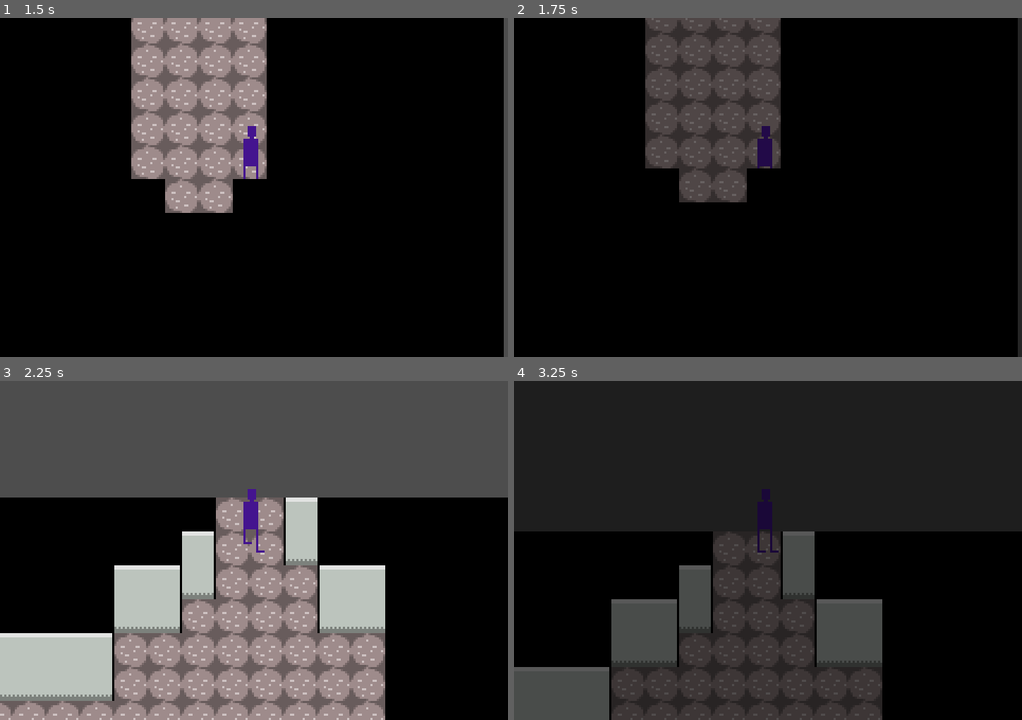
Above: before the commit, frames 1-4 (two rows, left to right).
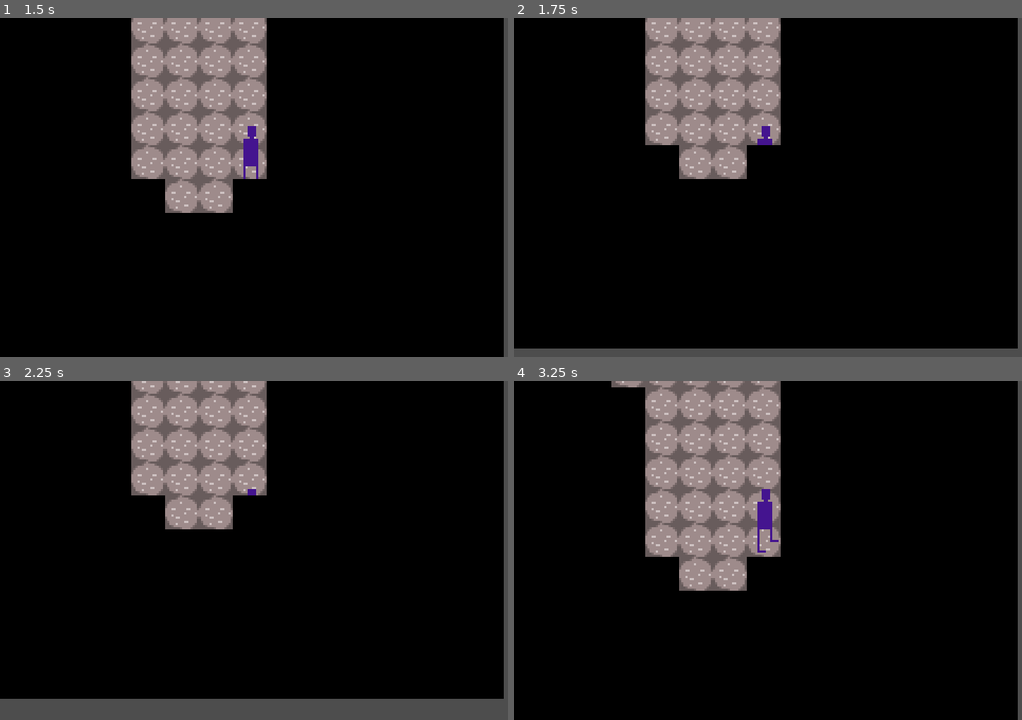
Above: after the commit, the same moments.

Repository: heroofhyla/godot-halloween-2023
Game: Godot game, scene res://game.tscn
Two runs of this game, one before a commit and one after it. Both use one fixed random seed, a clock stepped at 60 frames per second and the inputs below. This scene is started directly instead of the project's main scene.
Inputs:
- Up to frame 1 (1.5 s): tap Enter (interact) at 0.5, 1.35 s; hold Right (move_right) 0.53-1.28 s; hold Enter (interact) 0.53-1.28 s; hold Down (move_down) from 1.28 s (still down)
- Up to frame 2 (1.75 s): keep holding Down (move_down)
- Up to frame 3 (2.25 s): release Down (move_down) at 2.03 s; hold Right (move_right) from 2.03 s (still down); hold Enter (interact) from 2.03 s (still down)
- Up to frame 4 (3.25 s): release Right (move_right) at 2.78 s; release Enter (interact) at 2.78 s; hold Up (move_up) from 2.78 s (still down); tap Enter (interact) at 2.85 s

Frame 1 is identical in both runs. In frame 2, 16% of the frame differs, in the area x 0-100%, y 0-100%; in frame 3, 71%; in frame 4, 72%.

Commit message:
Teleporter spawns its own collision shape in editor

Diff:
--- a/godot/game.tscn
+++ b/godot/game.tscn
@@ -8,7 +8,6 @@
 [ext_resource type="Script" path="res://broken_gate_steps.gd" id="7_fe3eu"]
 [ext_resource type="Texture2D" uid="uid://dglwp12qmm1ye" path="res://crate.png" id="8_4jau8"]
 [ext_resource type="Script" path="res://fuse_crate.gd" id="8_tbj4m"]
-[ext_resource type="PackedScene" uid="uid://clks48jwuih2y" path="res://teleporter/teleporter.tscn" id="9_yegxj"]
 
 [sub_resource type="RectangleShape2D" id="RectangleShape2D_ck6fg"]
 size = Vector2(48, 16)
@@ -18,9 +17,6 @@
 
 [sub_resource type="RectangleShape2D" id="RectangleShape2D_hxr2l"]
 size = Vector2(14, 12)
-
-[sub_resource type="RectangleShape2D" id="RectangleShape2D_iun6f"]
-size = Vector2(64, 8)
 
 [node name="Game" type="Node2D"]
 y_sort_enabled = true
@@ -89,15 +85,4 @@
 position = Vector2(0, -6)
 shape = SubResource("RectangleShape2D_hxr2l")
 
-[node name="Teleporter" parent="." instance=ExtResource("9_yegxj")]
-position = Vector2(464, 350)
-
-[node name="CollisionShape2D" parent="Teleporter" index="0"]
-shape = SubResource("RectangleShape2D_iun6f")
-
-[node name="TeleportBehavior" parent="Teleporter" index="2"]
-target_map = "res://room/parlor.tscn"
-teleport_target = "NorthEntrance"
-
 [editable path="FuseCrate"]
-[editable path="Teleporter"]
--- a/godot/interactable/interactable.gd
+++ b/godot/interactable/interactable.gd
@@ -6,6 +6,7 @@
 @export var activate_siblings: bool = false
 @export var activate_parent: bool = false
 @export var activate_owner: bool = false
+@export var activate_self: bool = true
 @export var activate_additional: Array[Node]
 signal activated
 
@@ -23,13 +24,23 @@
 		get_parent().activate()
 	if activate_owner and owner != null and owner.has_method("activate"):
 		owner.activate()
+	if activate_self:
+		activate()
+
 	for node in activate_additional:
 		if node.has_method("activate"):
 			node.activate()
 
+func activate():
+	pass
+
 func _ready():
-	$InteractHint.visible = false
+	if Engine.is_editor_hint():
+		return
+	if has_node("InteractHint"):
+		$InteractHint.visible = false
 	EventBus.top_interactable_changed.connect(_on_EventBus_top_interactable_changed)
 
 func _on_EventBus_top_interactable_changed(top_interactable: Interactable):
-	$InteractHint.visible = (top_interactable == self)
+	if has_node("InteractHint"):
+		$InteractHint.visible = (top_interactable == self)
--- a/godot/interactable/interactable.tscn
+++ b/godot/interactable/interactable.tscn
@@ -1,19 +1,6 @@
-[gd_scene load_steps=4 format=3 uid="uid://c0tmw4il8es7e"]
+[gd_scene load_steps=2 format=3 uid="uid://c0tmw4il8es7e"]
 
 [ext_resource type="Script" path="res://interactable/interactable.gd" id="1_kvmi4"]
-[ext_resource type="Texture2D" uid="uid://dg58km4uaxomo" path="res://interactable/interact_hint.png" id="2_hn112"]
-
-[sub_resource type="RectangleShape2D" id="RectangleShape2D_6f1i5"]
-size = Vector2(8, 8)
 
 [node name="Interactable" type="Area2D"]
 script = ExtResource("1_kvmi4")
-
-[node name="CollisionShape2D" type="CollisionShape2D" parent="."]
-position = Vector2(0, 4)
-shape = SubResource("RectangleShape2D_6f1i5")
-
-[node name="InteractHint" type="Sprite2D" parent="."]
-z_index = 5
-position = Vector2(1, -30)
-texture = ExtResource("2_hn112")
--- a/godot/room/hallway.tscn
+++ b/godot/room/hallway.tscn
@@ -1,10 +1,10 @@
 [gd_scene load_steps=4 format=3 uid="uid://ynv1yawrp1f1"]
 
 [ext_resource type="PackedScene" uid="uid://d37bvh3xoepfd" path="res://room/room.tscn" id="1_1kdhu"]
-[ext_resource type="PackedScene" uid="uid://clks48jwuih2y" path="res://teleporter/teleporter.tscn" id="2_j7mxn"]
+[ext_resource type="PackedScene" uid="uid://dph1f2ff2gs1n" path="res://teleporter/teleporter.tscn" id="2_j7mxn"]
 
-[sub_resource type="RectangleShape2D" id="RectangleShape2D_3qs0p"]
-size = Vector2(8, 64)
+[sub_resource type="RectangleShape2D" id="RectangleShape2D_jsity"]
+size = Vector2(10, 59)
 
 [node name="Hallway" instance=ExtResource("1_1kdhu")]
 
@@ -15,31 +15,15 @@
 [node name="Player" parent="." index="1"]
 position = Vector2(125, 78)
 
-[node name="KitchenTeleporter" parent="." index="2" instance=ExtResource("2_j7mxn")]
-position = Vector2(0, 91)
-
-[node name="CollisionShape2D" parent="KitchenTeleporter" index="0"]
-shape = SubResource("RectangleShape2D_3qs0p")
-
-[node name="TeleportBehavior" parent="KitchenTeleporter" index="2"]
-target_map = "res://room/kitchen.tscn"
-teleport_target = "EastEntrance"
-
-[node name="ParlorTeleporter" parent="." index="3" instance=ExtResource("2_j7mxn")]
-position = Vector2(240, 92)
-
-[node name="CollisionShape2D" parent="ParlorTeleporter" index="0"]
-shape = SubResource("RectangleShape2D_3qs0p")
-
-[node name="TeleportBehavior" parent="ParlorTeleporter" index="2"]
-target_map = "res://room/parlor.tscn"
-teleport_target = "WestEntrance"
-
 [node name="WestEntrance" type="Marker2D" parent="TeleportTargets" index="0"]
 position = Vector2(26, 81)
 
 [node name="EastEntrance" type="Marker2D" parent="TeleportTargets" index="1"]
 position = Vector2(210, 80)
 
-[editable path="KitchenTeleporter"]
-[editable path="ParlorTeleporter"]
+[node name="Teleporter" parent="." index="3" instance=ExtResource("2_j7mxn")]
+position = Vector2(13, 77)
+
+[node name="CollisionShape2D" type="CollisionShape2D" parent="Teleporter" index="0"]
+position = Vector2(-7, 16)
+shape = SubResource("RectangleShape2D_jsity")
--- a/godot/room/kitchen.tscn
+++ b/godot/room/kitchen.tscn
@@ -1,10 +1,6 @@
-[gd_scene load_steps=4 format=3 uid="uid://d08tnlyvhoqg0"]
+[gd_scene load_steps=2 format=3 uid="uid://d08tnlyvhoqg0"]
 
 [ext_resource type="PackedScene" uid="uid://d37bvh3xoepfd" path="res://room/room.tscn" id="1_krqor"]
-[ext_resource type="PackedScene" uid="uid://clks48jwuih2y" path="res://teleporter/teleporter.tscn" id="2_k0udf"]
-
-[sub_resource type="RectangleShape2D" id="RectangleShape2D_embd7"]
-size = Vector2(8, 64)
 
 [node name="Kitchen" instance=ExtResource("1_krqor")]
 
@@ -17,16 +13,3 @@
 
 [node name="EastEntrance" type="Marker2D" parent="TeleportTargets" index="0"]
 position = Vector2(210, 63)
-
-[node name="Teleporter" parent="." index="3" instance=ExtResource("2_k0udf")]
-position = Vector2(238, 61)
-
-[node name="CollisionShape2D" parent="Teleporter" index="0"]
-position = Vector2(1, 19)
-shape = SubResource("RectangleShape2D_embd7")
-
-[node name="TeleportBehavior" parent="Teleporter" index="2"]
-target_map = "res://room/hallway.tscn"
-teleport_target = "WestEntrance"
-
-[editable path="Teleporter"]
--- a/godot/room/parlor.tscn
+++ b/godot/room/parlor.tscn
@@ -1,13 +1,6 @@
-[gd_scene load_steps=5 format=3 uid="uid://c6rrh83tw5u7y"]
+[gd_scene load_steps=2 format=3 uid="uid://c6rrh83tw5u7y"]
 
 [ext_resource type="PackedScene" uid="uid://d37bvh3xoepfd" path="res://room/room.tscn" id="1_tkru7"]
-[ext_resource type="PackedScene" uid="uid://clks48jwuih2y" path="res://teleporter/teleporter.tscn" id="2_xakkq"]
-
-[sub_resource type="RectangleShape2D" id="RectangleShape2D_h7y1b"]
-size = Vector2(32, 8)
-
-[sub_resource type="RectangleShape2D" id="RectangleShape2D_37ktu"]
-size = Vector2(9, 64)
 
 [node name="Room" instance=ExtResource("1_tkru7")]
 
@@ -23,27 +16,3 @@
 
 [node name="NorthEntrance" type="Marker2D" parent="TeleportTargets" index="1"]
 position = Vector2(192, 25)
-
-[node name="Teleporter" parent="." index="3" instance=ExtResource("2_xakkq")]
-position = Vector2(188, 11)
-
-[node name="CollisionShape2D" parent="Teleporter" index="0"]
-position = Vector2(4, -11)
-shape = SubResource("RectangleShape2D_h7y1b")
-
-[node name="TeleportBehavior" parent="Teleporter" index="2"]
-target_map = "res://game.tscn"
-
-[node name="Teleporter2" parent="." index="4" instance=ExtResource("2_xakkq")]
-position = Vector2(-3, 126)
-
-[node name="CollisionShape2D" parent="Teleporter2" index="0"]
-position = Vector2(3.5, 2)
-shape = SubResource("RectangleShape2D_37ktu")
-
-[node name="TeleportBehavior" parent="Teleporter2" index="2"]
-target_map = "res://room/hallway.tscn"
-teleport_target = "EastEntrance"
-
-[editable path="Teleporter"]
-[editable path="Teleporter2"]
--- a/godot/scene_manager/scene_manager.tscn
+++ b/godot/scene_manager/scene_manager.tscn
@@ -17,6 +17,22 @@
 "values": [Color(0, 0, 0, 0)]
 }
 
+[sub_resource type="Animation" id="Animation_wr6ju"]
+resource_name = "fade_in"
+length = 0.3
+tracks/0/type = "value"
+tracks/0/imported = false
+tracks/0/enabled = true
+tracks/0/path = NodePath("CanvasLayer/ColorRect:color")
+tracks/0/interp = 1
+tracks/0/loop_wrap = true
+tracks/0/keys = {
+"times": PackedFloat32Array(0, 0.3),
+"transitions": PackedFloat32Array(1, 1),
+"update": 0,
+"values": [Color(0, 0, 0, 1), Color(0, 0, 0, 0)]
+}
+
 [sub_resource type="Animation" id="Animation_ccpka"]
 resource_name = "fade_out"
 length = 0.3
@@ -31,22 +47,6 @@
 "transitions": PackedFloat32Array(1, 1),
 "update": 0,
 "values": [Color(0, 0, 0, 0), Color(0, 0, 0, 1)]
-}
-
-[sub_resource type="Animation" id="Animation_wr6ju"]
-resource_name = "fade_in"
-length = 0.3
-tracks/0/type = "value"
-tracks/0/imported = false
-tracks/0/enabled = true
-tracks/0/path = NodePath("CanvasLayer/ColorRect:color")
-tracks/0/interp = 1
-tracks/0/loop_wrap = true
-tracks/0/keys = {
-"times": PackedFloat32Array(0, 0.3),
-"transitions": PackedFloat32Array(1, 1),
-"update": 0,
-"values": [Color(0, 0, 0, 1), Color(0, 0, 0, 0)]
 }
 
 [sub_resource type="AnimationLibrary" id="AnimationLibrary_yg81n"]
--- a/godot/teleporter/teleport_behavior.gd
+++ /dev/null
@@ -1,8 +0,0 @@
-extends Node
-@export_file("*.tscn") var target_map: String
-@export var teleport_target: String
-
-func activate():
-	EventBus.room_changing.emit()
-	GlobalVars.teleport_target = teleport_target
-	SceneManager.change_scene(target_map)
--- /dev/null
+++ b/godot/teleporter/teleporter.gd
@@ -0,0 +1,26 @@
+@tool
+
+extends Interactable
+@export_file("*.tscn") var target_map: String
+@export var teleport_target: String
+
+func activate():
+	EventBus.room_changing.emit()
+	GlobalVars.teleport_target = teleport_target
+	SceneManager.change_scene(target_map)
+
+func has_no_collision_shapes():
+	for child in get_children():
+		if child is CollisionShape2D or CollisionPolygon2D:
+			return false
+	return true
+
+func _ready():
+	super._ready()
+	if Engine.is_editor_hint() and has_no_collision_shapes():
+		var new_collision_shape = CollisionShape2D.new()
+		var new_shape = RectangleShape2D.new()
+		new_shape.set_size(Vector2(10,10))
+		new_collision_shape.shape = new_shape
+		add_child(new_collision_shape, true, INTERNAL_MODE_DISABLED)
+		new_collision_shape.owner = get_tree().edited_scene_root
--- a/godot/teleporter/teleporter.tscn
+++ b/godot/teleporter/teleporter.tscn
@@ -1,9 +1,10 @@
-[gd_scene load_steps=3 format=3 uid="uid://clks48jwuih2y"]
+[gd_scene load_steps=3 format=3 uid="uid://dph1f2ff2gs1n"]
 
 [ext_resource type="PackedScene" uid="uid://c0tmw4il8es7e" path="res://interactable/interactable.tscn" id="1_xwiir"]
-[ext_resource type="Script" path="res://teleporter/teleport_behavior.gd" id="2_cqro6"]
+[ext_resource type="Script" path="res://teleporter/teleporter.gd" id="2_o6he2"]
 
 [node name="Teleporter" instance=ExtResource("1_xwiir")]
-
-[node name="TeleportBehavior" type="Node" parent="." index="2"]
-script = ExtResource("2_cqro6")
+script = ExtResource("2_o6he2")
+target_map = ""
+teleport_target = ""
+activate_children = false
Not shown: 1 places in godot/game.tscn that only renumber resources
